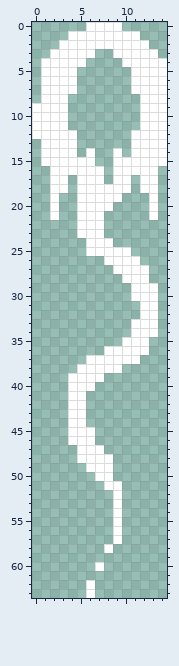
Two states of a pixel-art file, aseprite/bullet_serpentine.aseprite. That is the earlier state.
15x64 pixels, 1 frame.
Once edited:
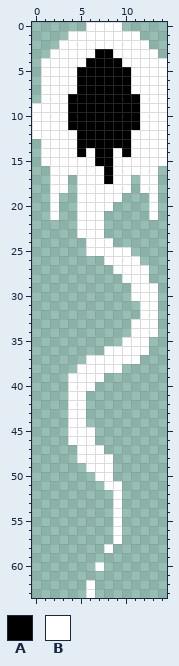
Palette (. is transparent): A #000000  B #ffffff
Author's note on the commit: Exported bullets and enemies pngs
Difference:
y 3: x 7..8 .. -> AA
y 4: x 6..9 .... -> AAAA
y 5..7: x 5..10 ...... -> AAAAAA
y 8..11: x 4..11 ........ -> AAAAAAAA
y 12..13: x 5..10 ...... -> AAAAAA
y 14: x 5 . -> A; x 7..8 .. -> AA; x 10 . -> A
y 15: x 7..8 .. -> AA
y 16..17: x 8 . -> A
